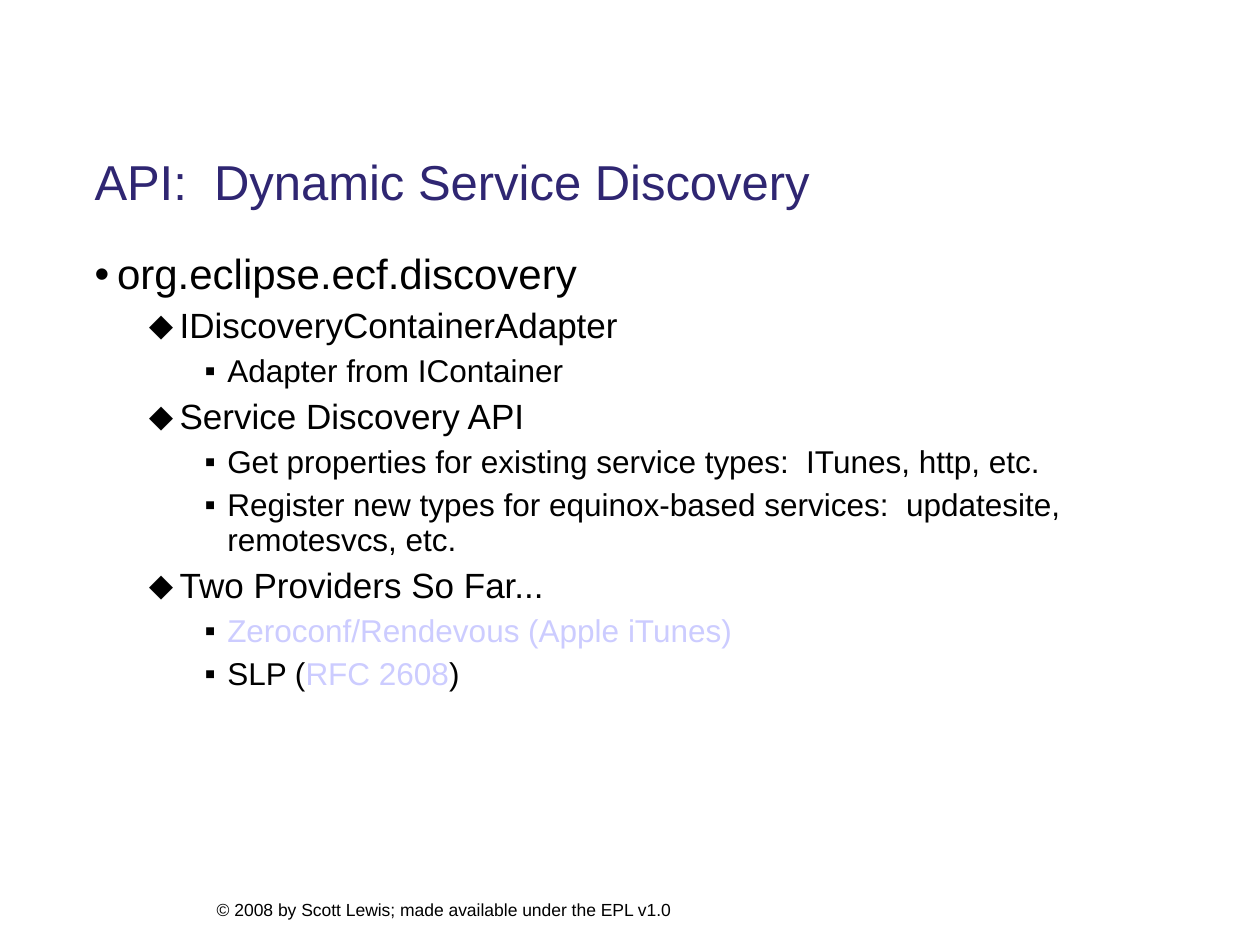
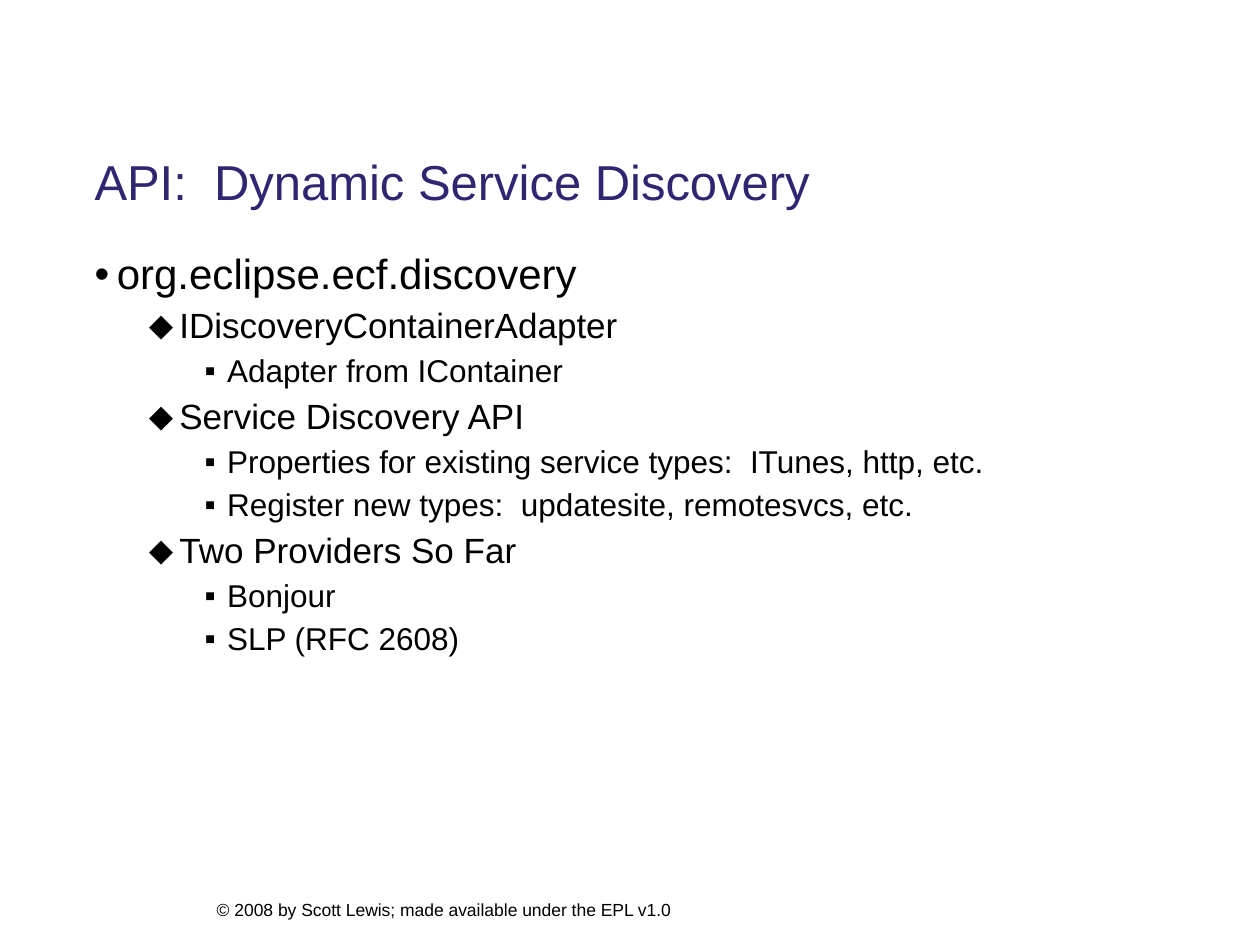
Before and after one commit to eclipse/ecf-website, a slide deck: slide 13 of presentations/eclipsecon2008/longtalk134/ecf_eclipsecon2008_134_DRAFT.ppt (slide 14 before the commit). Drawn at 1260x945 pixels with LibreOffice and Linux fonts; fonts in the diff are those of the drawing; background and template pictures are left out. Boxes give left, top, right and bottom in pixels: in the first picture for what was removed or moved away, otherwise in the second. Text is boxed around its words. In the diff, an @@ line names an element or a change of style, - is before the commit and + after.

```diff
--- a/presentations/eclipsecon2008/longtalk134/ecf_eclipsecon2008_134_DRAFT.ppt
+++ b/presentations/eclipsecon2008/longtalk134/ecf_eclipsecon2008_134_DRAFT.ppt
@@ text at <box>179,312,617,656</box>: text colour #CCCCFF to #000000 in "(RFC 2608)"; indent changed @@
@@ text at <box>179,450,984,613</box>: text changed @@
-    ▪ Get properties for existing service types: ITunes, http, etc.
-    ▪ Register new types for equinox-based services: updatesite, remotesvcs, etc.
-  ⬥ Two Providers So Far...
-    ▪ Zeroconf/Rendevous (Apple iTunes)
+    ▪ Properties for existing service types: ITunes, http, etc.
+    ▪ Register new types: updatesite, remotesvcs, etc.
+  ⬥ Two Providers So Far
+    ▪ Bonjour
```
Also in this commit, not shown: 18 other slides changed, 1 slide removed, 2 other files.
